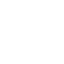
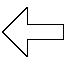
Revision of a layered (64, 64) image; what changed, layer by layer:
painted on "Layer 2" over bbox(2, 7, 64, 57)
